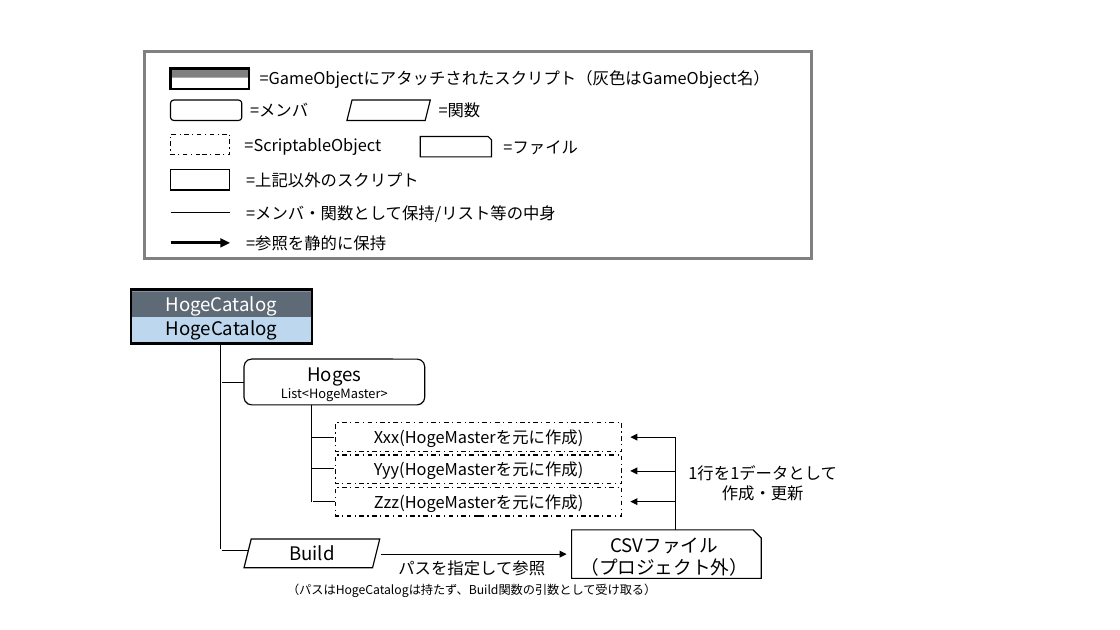
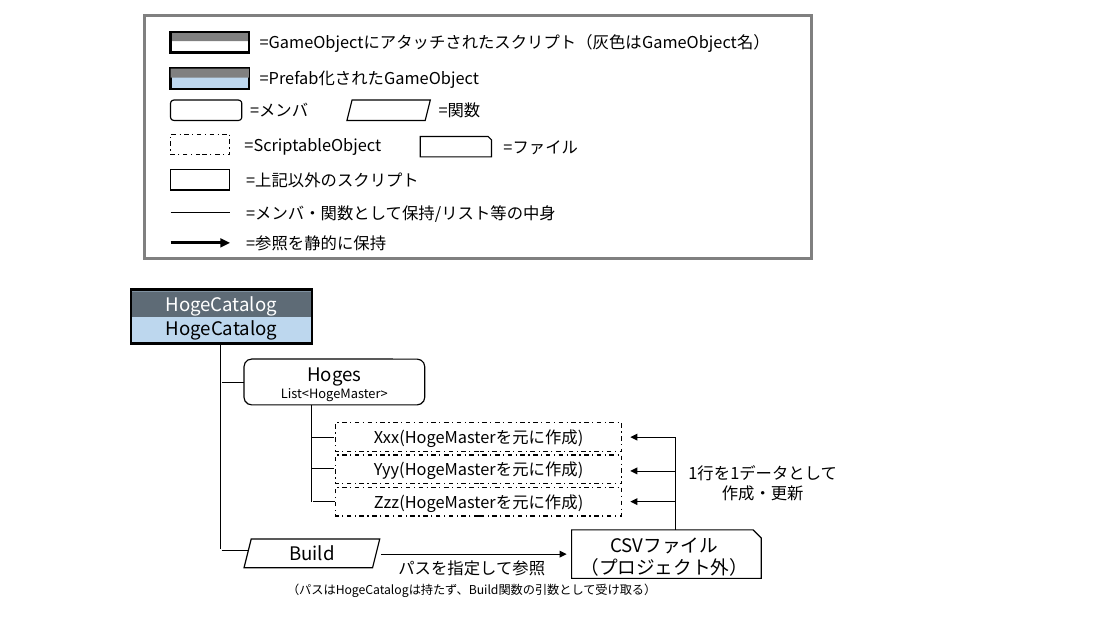
Before and after one commit to Takanashi1443/akitadog_dev_note, a slide deck: slide 2 of materials/250301_csv_so_database/概念図.pptx. Drawn at 1120x630 pixels with LibreOffice and Linux fonts; fonts in the diff are those of the drawing. Boxes give left, top, right and bottom in pixels: in the first picture for what was removed or moved away, otherwise in the second. Text is boxed around its words. In the diff, an @@ line names an element or a change of style, - is before the commit and + after.

```diff
--- a/materials/250301_csv_so_database/概念図.pptx
+++ b/materials/250301_csv_so_database/概念図.pptx
@@ rectangle: place and size @@
-rectangle at (145,51,812,259)
+rectangle at (145,15,812,259)
@@ text "=GameObjectにアタッチされたスクリプト（灰色はGameObject名）": place and size @@
-text "=GameObjectにアタッチされたスクリプト（灰色はGameObject名）" at (260,70,770,88)
+text "=GameObjectにアタッチされたスクリプト（灰色はGameObject名）" at (260,34,770,52)
@@ rectangle added at (171,32,249,41), fill #808080 @@
@@ rectangle added at (171,32,249,52), outline #000000 2.25 pt @@
@@ rectangle at (171,69,249,89): fill none to #BDD7EE @@
@@ text added at (260,70,479,88), 14 pt, text #000000 @@
+=Prefab化されたGameObject
```
Also in this commit, not shown: 2 other slides changed, 1 slide added, 19 other files.
